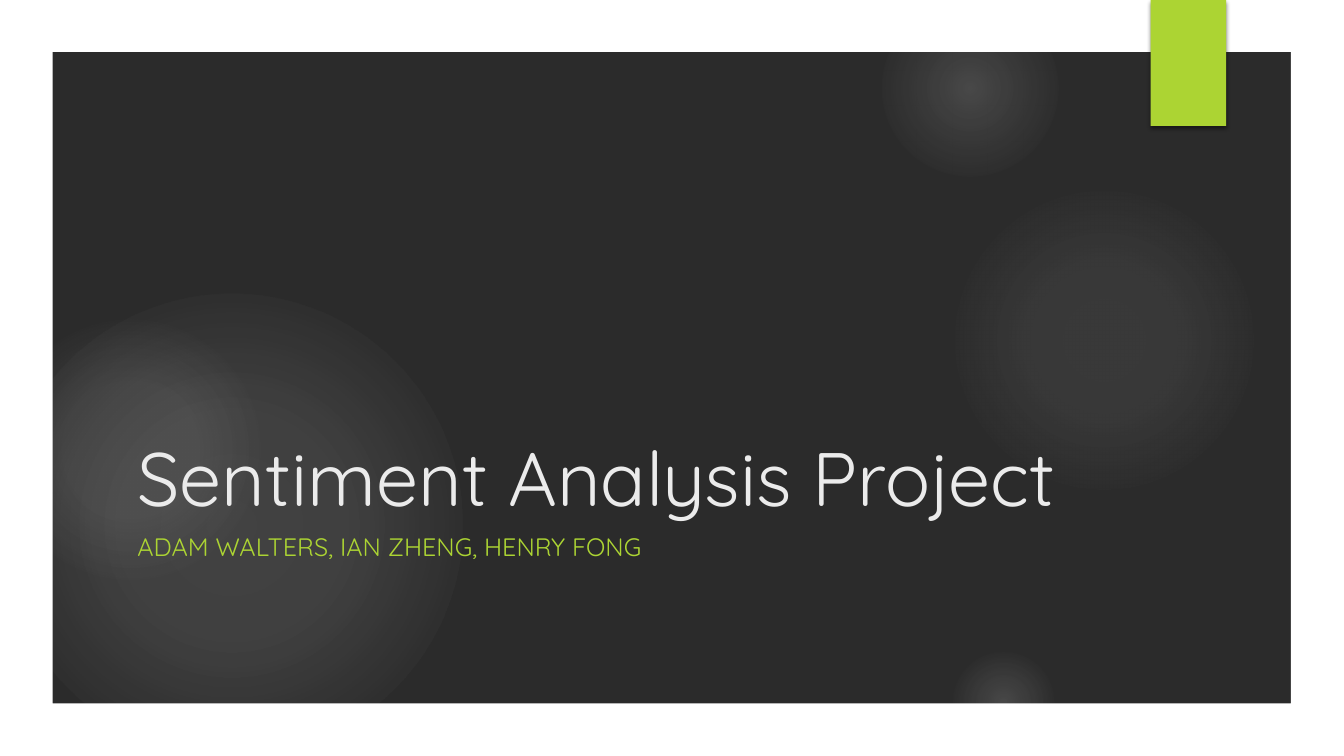
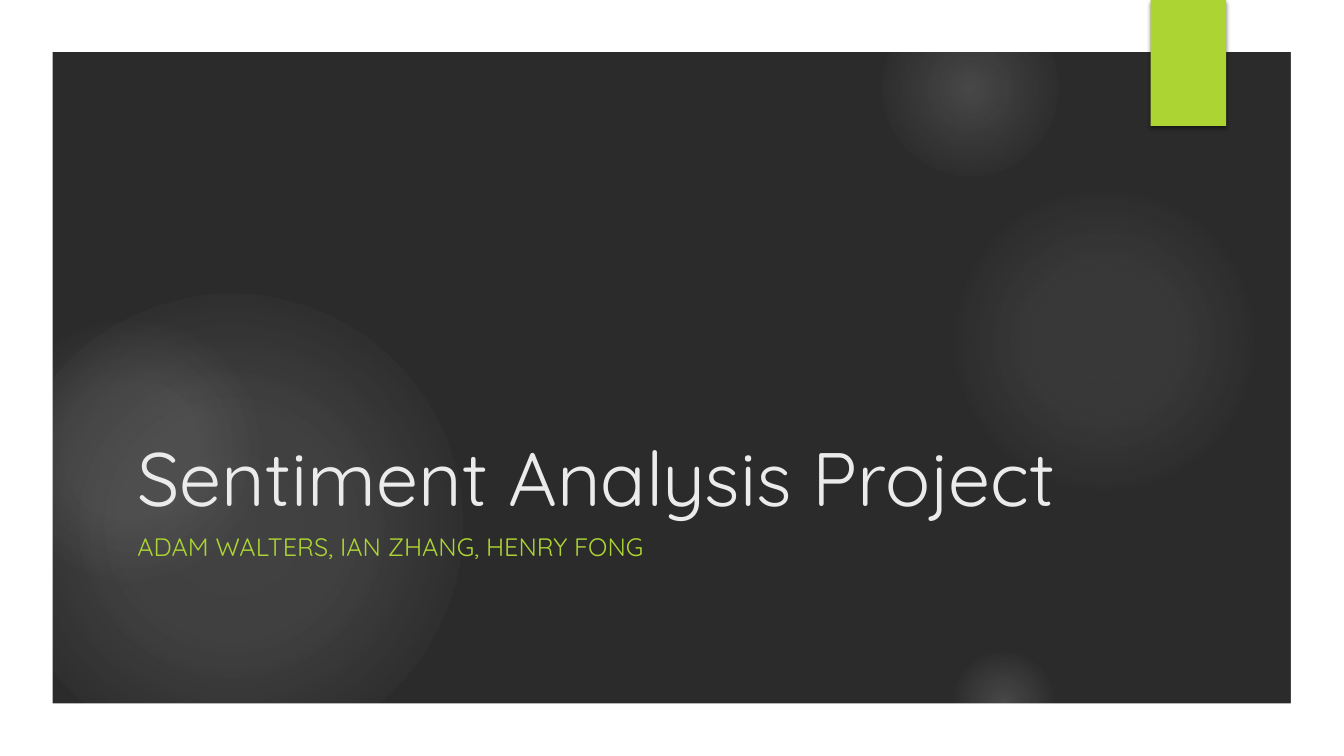
Before and after one commit to AdamWalters1/Q2-R-Project-Group-8, a slide deck: slide 1 of Q2_rProjectPresentation.pptx. Drawn at 1344x756 pixels with LibreOffice and Linux fonts; fonts in the diff are those of the drawing; background and template pictures are left out; a plain dark background stands for a picture behind light text. Boxes give left, top, right and bottom in pixels: in the first picture for what was removed or moved away, otherwise in the second. Text is boxed around its words. In the diff, an @@ line names an element or a change of style, - is before the commit and + after.

Commit message:
fixed typos and added prompt example

```diff
--- a/Q2_rProjectPresentation.pptx
+++ b/Q2_rProjectPresentation.pptx
@@ subtitle at [137,538,643,559]: text changed @@
-ADAM WALTERS, IAN ZHENG, HENRY FONG
+ADAM WALTERS, IAN ZHANG, HENRY FONG
```
Also in this commit, not shown: 1 other slide changed, 1 slide added.
